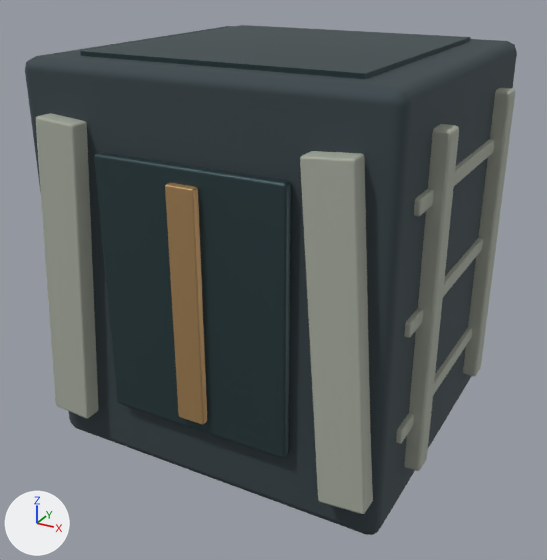
What one commit did to the Blender file tools/godot-campaign/structure-art/blend/gate-shaft-1.blend.
The view is the same before and after, from a camera (50 mm lens) standing at (0.877, -1.674, 1.211) and looking at (-0.013, -0.056, 0.402). Every picture has the same lights, and +X, +Y and +Z are marked at lower left. The first picture is the older version.

The first picture shows 'gate_0', 'gate_1', 'gate_2', 'gate_3'.
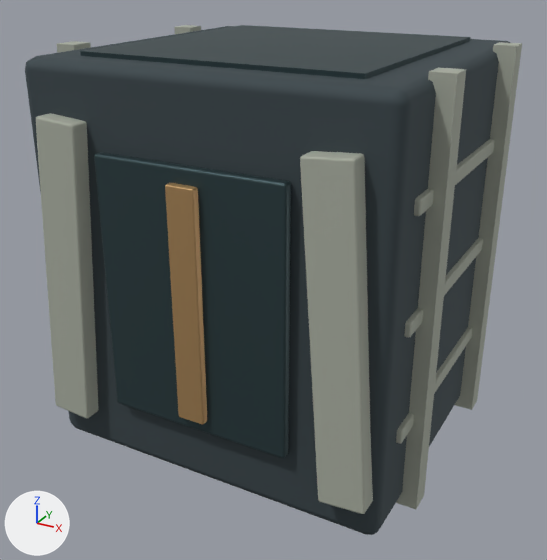
What differs and where, as boxes [x1, y1, x2, y2] in the pictures (547 x 560 px):
'gate_1', reshaped (14% taller): before [36, 87, 515, 514]; after [36, 25, 522, 514]
part 1 of me_cube_002, added: after [174, 25, 201, 34]
part 2 of me_cube_002, added: after [57, 41, 91, 53]
part 3 of me_cube_002, added: after [455, 42, 522, 410]
part 4 of me_cube_002, added: after [396, 67, 466, 509]

The change, as a diff of the scene's bpy script:
```diff
--- a/tools/godot-campaign/structure-art/blend/gate-shaft-1.blend.py
+++ b/tools/godot-campaign/structure-art/blend/gate-shaft-1.blend.py
@@ me_cube_002 @@
 # used by ob_gate_1; location = (0.0, 0.0, 0.0); rotation_euler = (1.571, 0.0, 0.0), in degrees (90, 0, 0)
-me_cube_002.from_pydata(...)  # 784 vertices, 756 faces; spans x -0.487..0.487, y 0.105..0.895, z -0.473..0.473
+me_cube_002.from_pydata(...)  # 592 vertices, 564 faces; spans x -0.487..0.487, y 0.0..1.0, z -0.473..0.473
+# me_cube_002 part 1: a new loose piece, a box spanning x -0.487..-0.433, y 0.0..1.0, z -0.269..-0.211, in mat_gate_1 (grey #abb0a3)
+# me_cube_002 part 2: a new loose piece, a box spanning x -0.487..-0.433, y 0.0..1.0, z 0.211..0.269, in mat_gate_1 (grey #abb0a3)
+# me_cube_002 part 3: a new loose piece, a box spanning x 0.433..0.487, y 0.0..1.0, z -0.269..-0.211, in mat_gate_1 (grey #abb0a3)
+# me_cube_002 part 4: a new loose piece, a box spanning x 0.433..0.487, y 0.0..1.0, z 0.211..0.269, in mat_gate_1 (grey #abb0a3)
+# other edits to the shape of me_cube_002 do not show in these pictures
 me_cube_002.materials.append(mat_gate_1)
```
